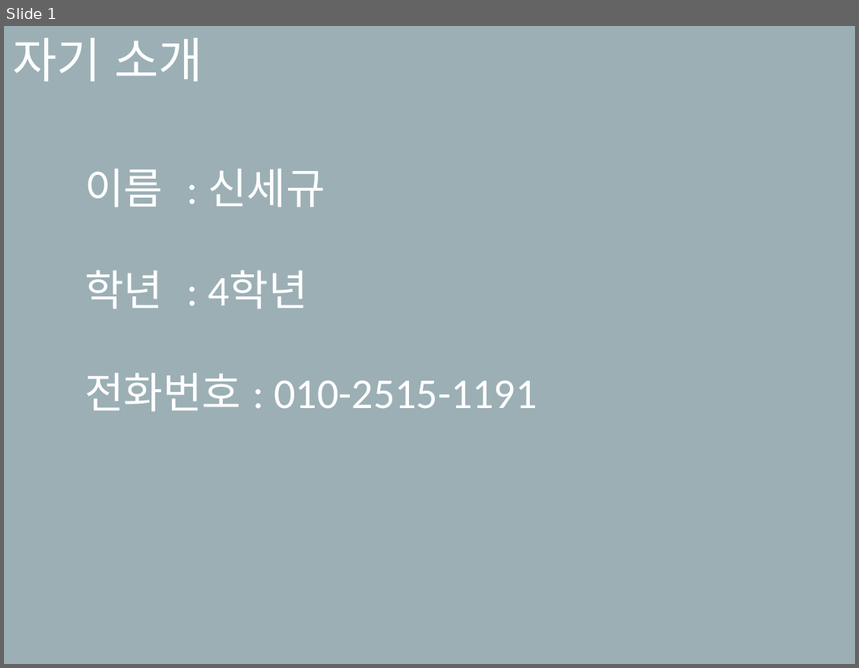
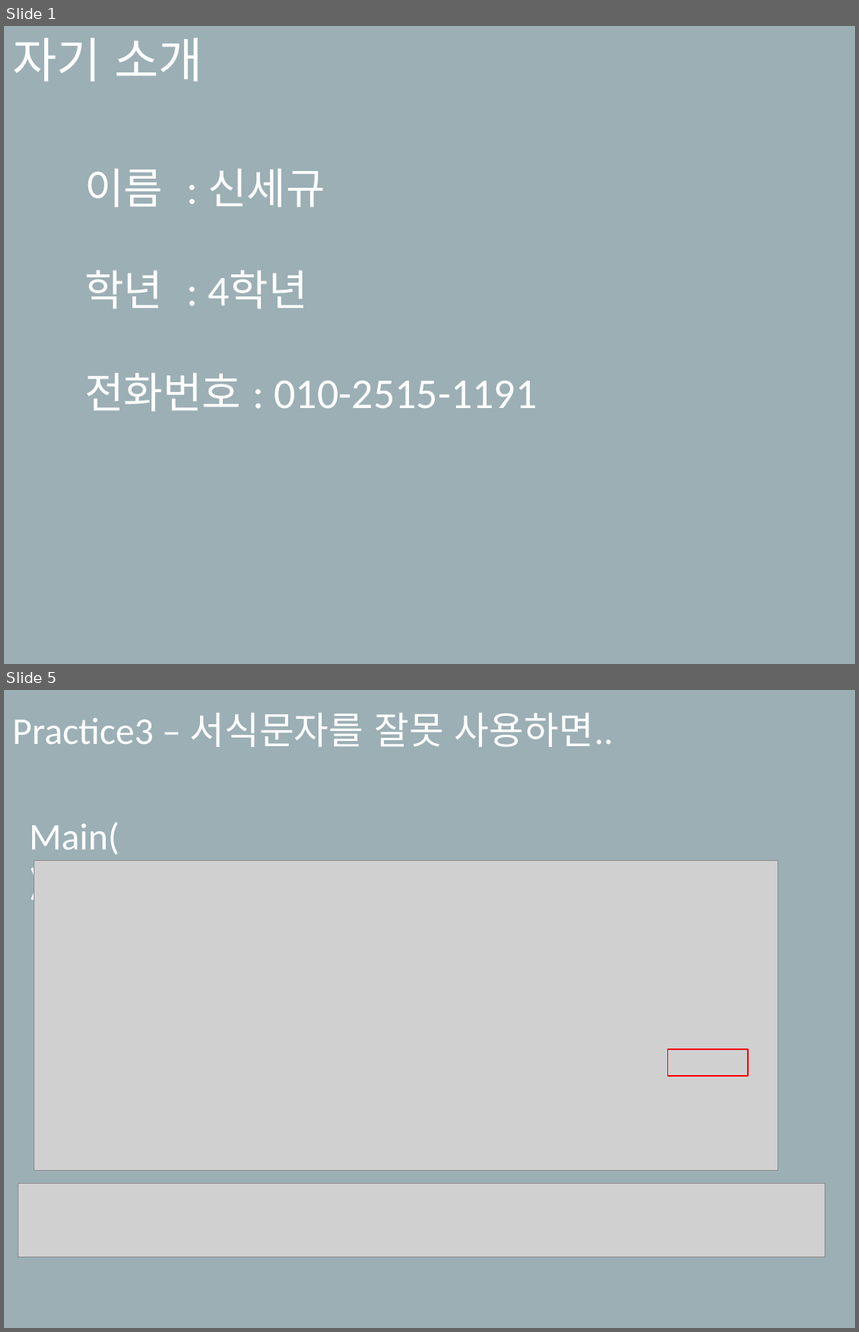
Before and after one commit to SekyuShin/Mentoring, a slide deck: 2019_Mentoring/2_weeks/멘토링_2주차.pptx. Shown one above the other, each under a label of ours: slide 1 before the commit, slides 1 and 5 after it; the slides between them are not shown. The pictures are 859x668 and 859x1332 pixels, drawn with LibreOffice and Linux fonts; fonts in the diff are those of the drawing; grey boxes stand for pictures. Boxes give left, top, right and bottom in pixels: in the first picture for what was removed or moved away, otherwise in the second. Text is boxed around its words. In the diff, an @@ line names an element or a change of style, - is before the commit and + after.

```diff
--- a/2019_Mentoring/2_weeks/멘토링_2주차.pptx
+++ b/2019_Mentoring/2_weeks/멘토링_2주차.pptx
@@ slide 5 added at [4, 690, 855, 1328], background #9BAFB5 @@
@@ subtitle added at [12, 713, 614, 747], 32 pt, text #FFFFFF @@
+Practice3 – 서식문자를 잘못 사용하면..
@@ text added at [29, 822, 120, 855], 32 pt, text #FFFFFF @@
+Main()
@@ picture added at [34, 860, 778, 1170] @@
@@ rectangle added at [668, 1049, 748, 1075], outline #FF0000 1 pt @@
@@ picture added at [18, 1184, 825, 1258] @@
```
Also in this commit, not shown: 4 slides changed, 9 other slides added, 3 slides removed, 12 other files.
